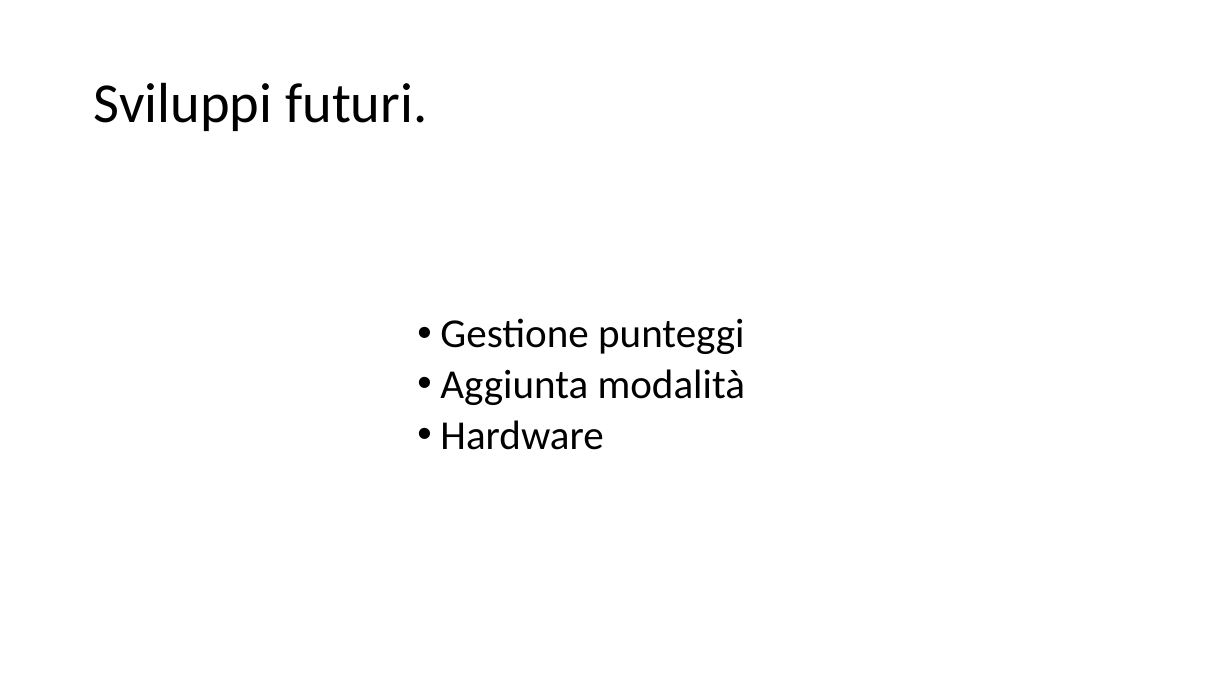
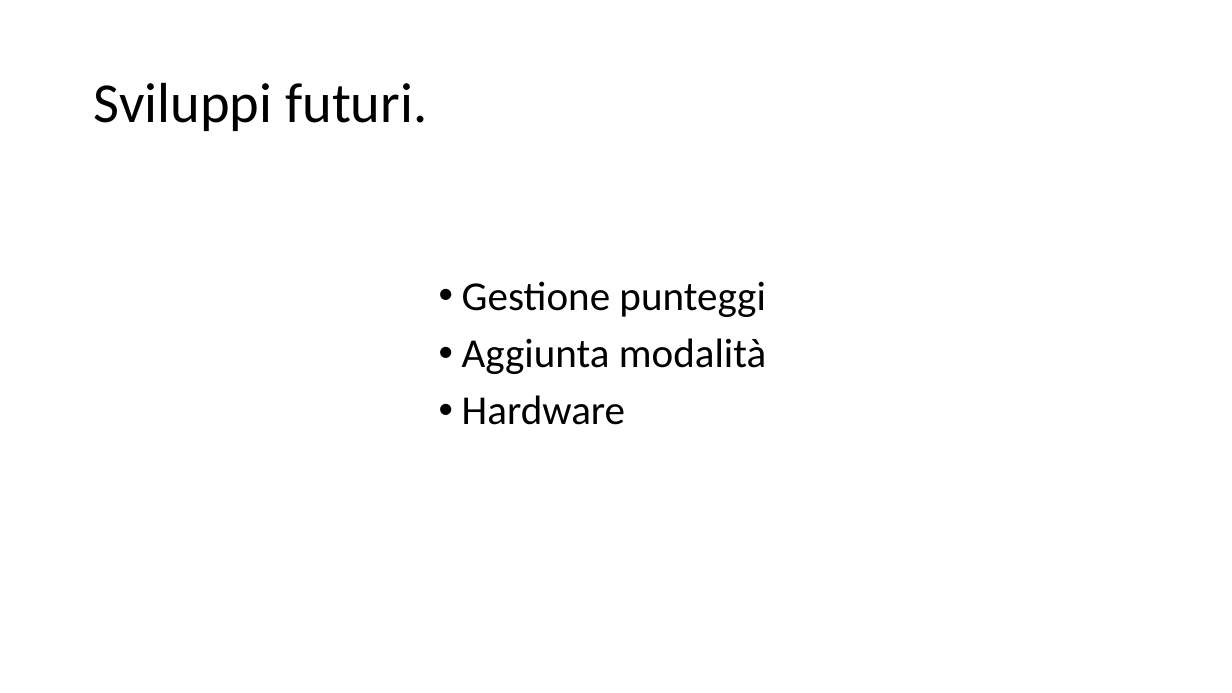
Before and after one commit to filippofinke/reaction-time-training, a slide deck: slide 19 of Presentations/Presentazione.pptx (slide 17 before the commit). Drawn at 1232x693 pixels with LibreOffice and Linux fonts; fonts in the diff are those of the drawing. Boxes give left, top, right and bottom in pixels: in the first picture for what was removed or moved away, otherwise in the second. Text is boxed around its words. In the diff, an @@ line names an element or a change of style, - is before the commit and + after.

```diff
--- a/Presentations/Presentazione.pptx
+++ b/Presentations/Presentazione.pptx
@@ text "Gestione punteggi": place and size @@
-text "Gestione punteggi" at [440, 318, 745, 450]
+text "Gestione punteggi" at [462, 281, 766, 425]
@@ text "Gestione punteggi" at [462, 281, 766, 425]: list level 8 to 1 in "Gestione punteggi"; list level 8 to 1 in "Aggiunta modalità"; list level 8 to 1 in "Hardware" @@
```
Also in this commit, not shown: 6 other slides changed, 2 slides added, 3 other files.
